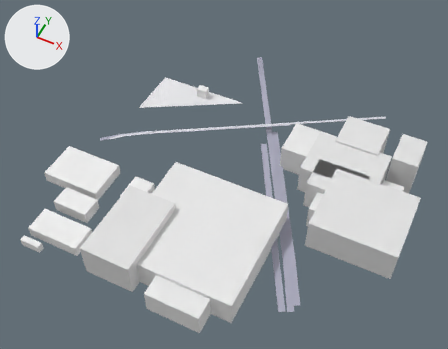
The glTF model white-model-six-districts/chunks/114_91_mid.glb as it was, and as the next commit left it.
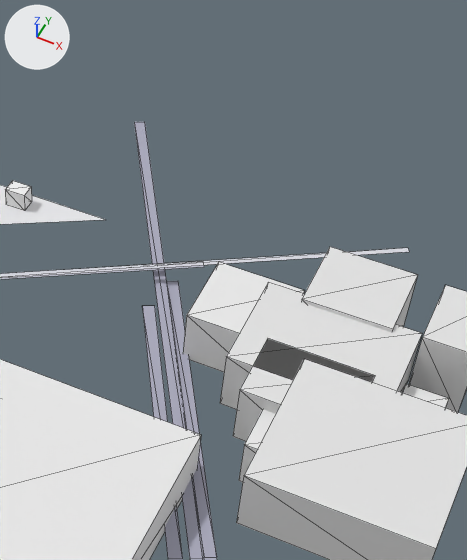
Each version appears first whole from a 50 mm lens placed at (-2458.0, 4679.0, 792.0), pointed at (-2782.0, 5327.0, -17.0), and next in a close-up on the part from 43% to 92% of the width and 0% to 75% of the height. Arrows for +X, +Y and +Z are at upper left; the lights stay in place. The older version's two pictures come first. The close-ups show mesh edges as thin lines. Vertices at exactly the same position are counted once.
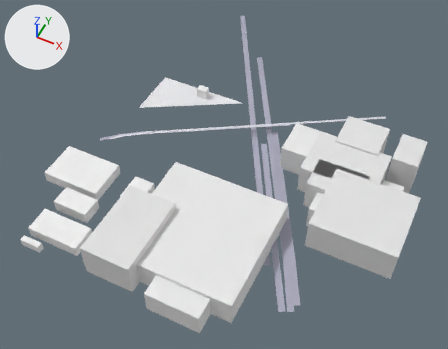
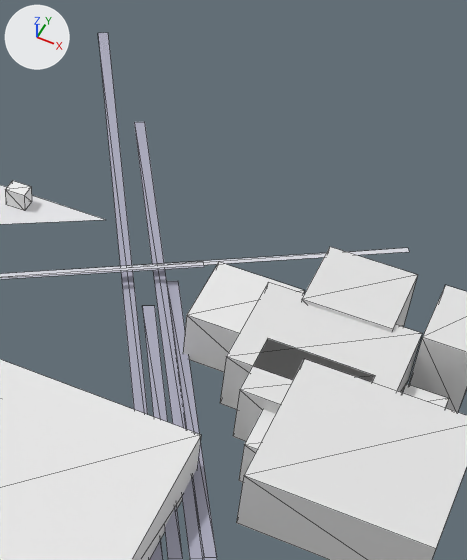
The edits, one by one:
me_mesh_0 is used by ob_mesh_0; location (0.0, 0.0, 0.0).
Verts and faces of me_mesh_0; kept vertices keep their numbers, new ones are numbered from 187.
me_mesh_0 had 187 vertices, 195 faces and spanned x -3043.0..-2460.0, y 5035.0..5638.0, z -8.0..61.0.
me_mesh_0 now has 191 vertices, 197 faces and spans x -3043.0..-2460.0, y 5035.0..5757.0, z -8.0..61.0.
Part 1, on me_mesh_0:
New vertex 187 is at (-2631.0, 5184.0, -6.0).
New vertex 188 is at (-2946.0, 5757.0, -1.0), pixel (108, 32).
New vertex 189 is at (-2955.0, 5752.0, -1.0), pixel (97, 33).
New vertex 190 is at (-2640.0, 5178.0, -6.0).
New faces: (187, 188, 189), (187, 189, 190).

Where the change shows, as pixel boxes (x1, y1, x2, y2) in the close-ups (467 x 560 px):
'Mesh_0', reshaped
    before: (0, 122, 467, 560)
    after: (0, 33, 467, 560)
part 1 of me_mesh_0, added
    after: (98, 33, 163, 560)
